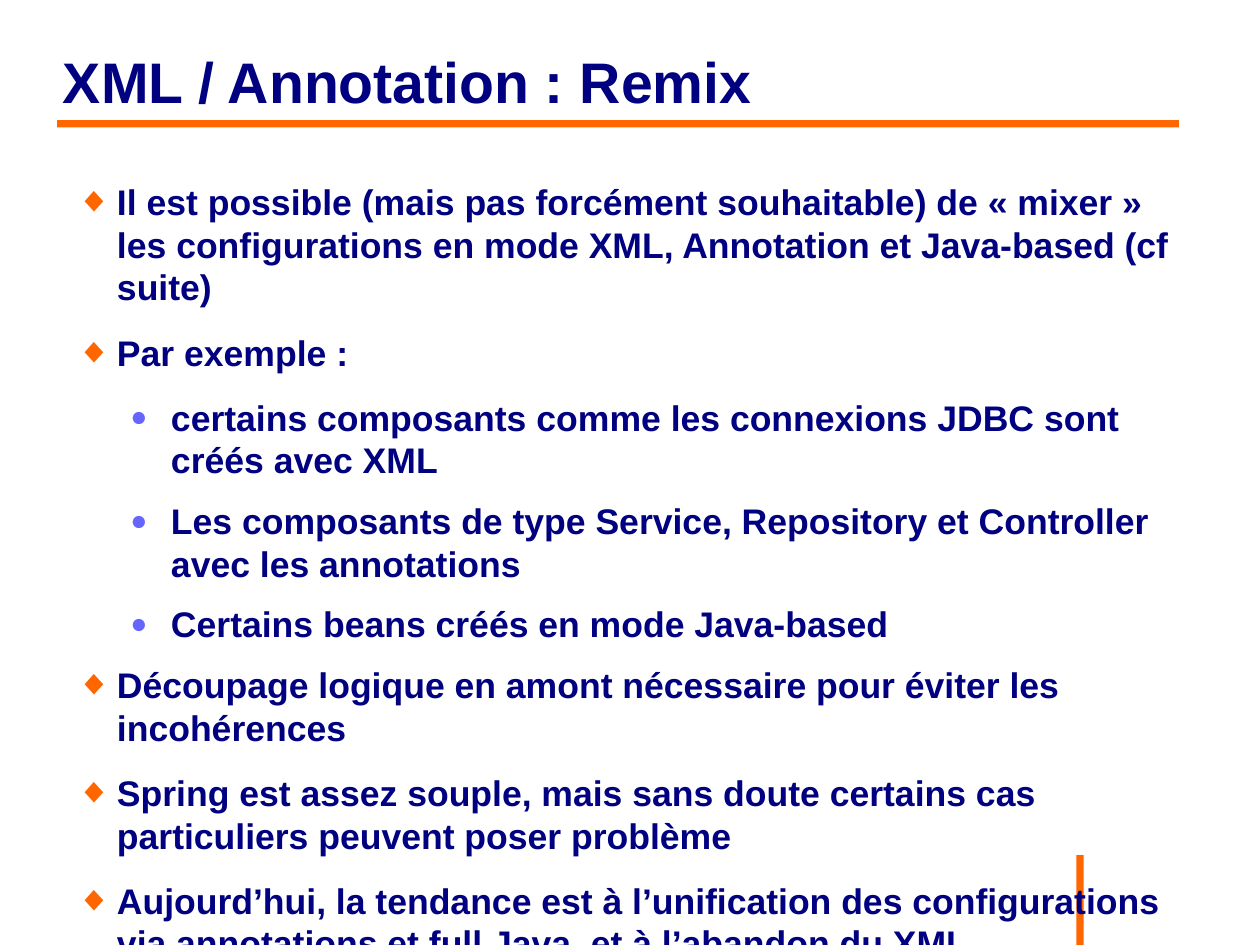
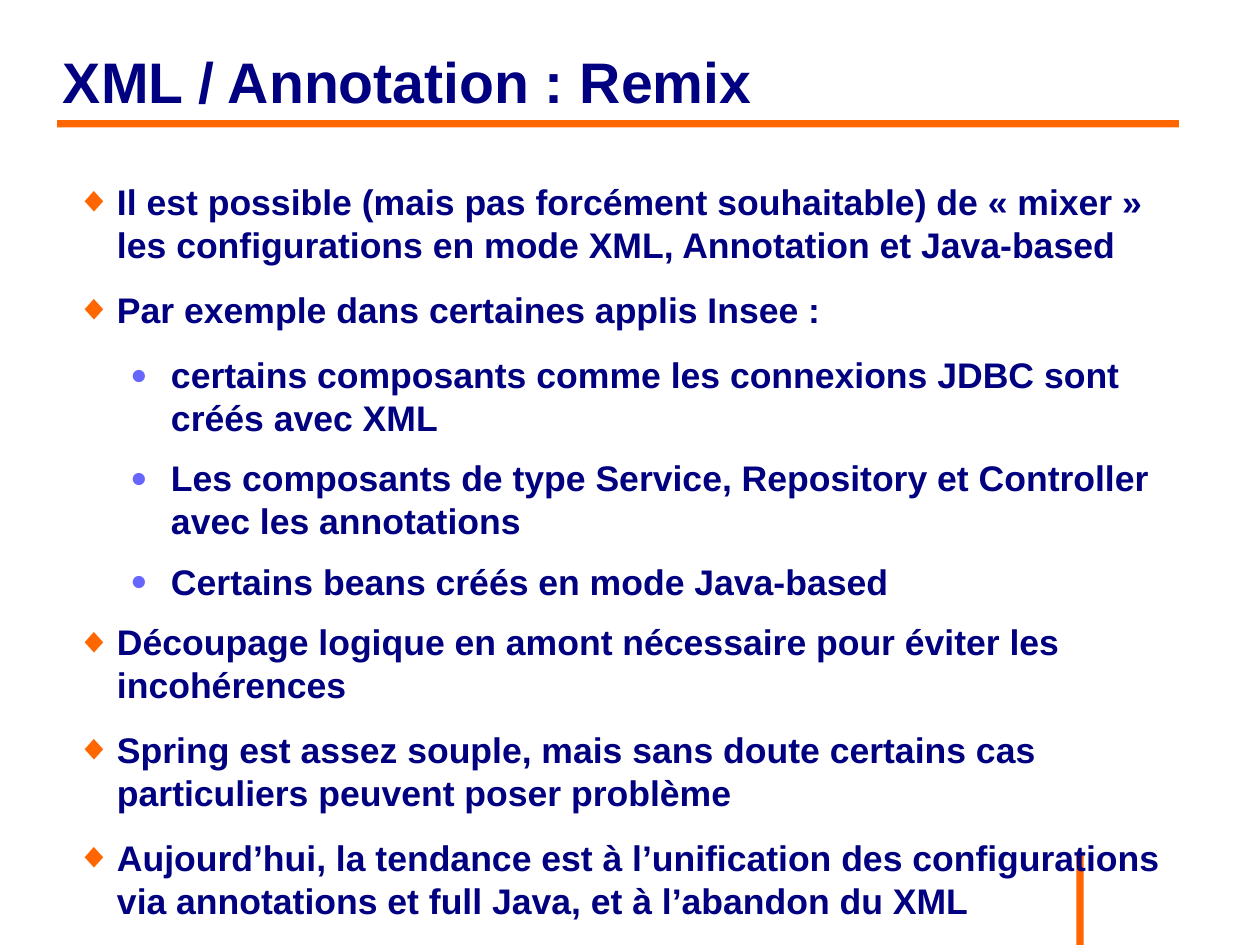
Before and after one commit to philphils/formation-spring, a slide deck: slide 64 of Documentation/diapo_formation_spring.odp. Drawn at 1260x945 pixels with LibreOffice and Linux fonts; fonts in the diff are those of the drawing; background and template pictures are left out. Boxes give left, top, right and bottom in pixels: in the first picture for what was removed or moved away, otherwise in the second. Text is boxed around its words. In the diff, an @@ line names an element or a change of style, - is before the commit and + after.

```diff
--- a/Documentation/diapo_formation_spring.odp
+++ b/Documentation/diapo_formation_spring.odp
@@ text at (117,189,1115,330): text changed @@
-◆ Il est possible (mais pas forcément souhaitable) de « mixer » les configurations en mode XML, Annotation et Java-based (cf suite)
-◆ Par exemple :
+◆ Il est possible (mais pas forcément souhaitable) de « mixer » les configurations en mode XML, Annotation et Java-based
+◆ Par exemple dans certaines applis Insee :
```
Also in this commit, not shown: 19 other slides changed, 9 slides added, 1 slide removed.
